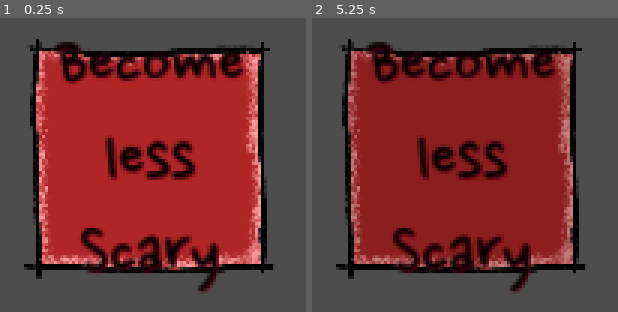
Above: before the commit, frames 1-2 (left to right).
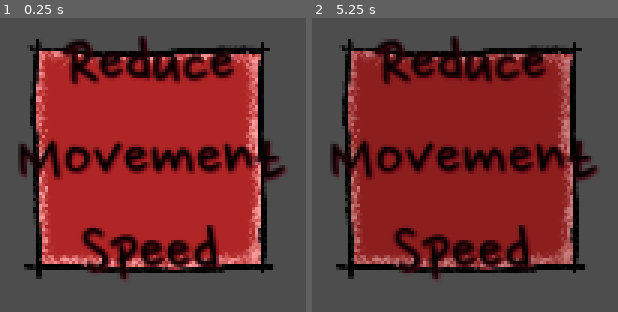
Above: after the commit, the same moments.

Repository: TheJP/GMTKGameJam2023
Game: Godot game, scene res://DowngradeSystem/Cards/ReduceMovementSpeed.tscn
Two runs of this game, one before a commit and one after it. Both use one fixed random seed, a clock stepped at 60 frames per second and the inputs below. This scene is started directly instead of the project's main scene.
Inputs (mouse positions are in pixels of both pictures, inside the frame that each line leads up to):
- Up to frame 1 (0.25 s): no input
- Up to frame 2 (5.25 s): tap Enter at 0.5, 2, 3.5 s; press the mouse at (461, 159) at 0.53 s; hold D (move_right) 0.53-1.28 s; tap Space at 1.25, 2.75, 4.25 s; move the mouse to (outside the picture) at 1.27 s; release the mouse at (outside the picture) at 1.28 s; hold S (move_down) 1.28-2.03 s; click (outside the picture) at 1.35 s; move the mouse to (outside the picture) at 2.02 s; press the mouse at (outside the picture) at 2.03 s; hold D (move_right) 2.03-2.78 s; move the mouse to (outside the picture) at 2.77 s; release the mouse at (outside the picture) at 2.78 s; hold W (move_up) 2.78-3.53 s; click (outside the picture) at 2.85 s; move the mouse to (outside the picture) at 3.52 s; press the mouse at (outside the picture) at 3.53 s; hold A (move_left) 3.53-5.03 s; move the mouse to (outside the picture) at 4.27 s; release the mouse at (outside the picture) at 4.28 s; click (outside the picture) at 4.35 s; move the mouse to (581, 159) at 5.02 s; press the mouse at (581, 159) at 5.03 s; hold S (move_down) from 5.03 s (still down)

The runs differ from the first frame. In frame 1, 15% of the frame differs, in the area x 5-94%, y 6-94%; in frame 2, 14%.
Error in both runs: Invalid assignment of property or key 'speed' with value of type 'int' on a base object of type 'null instance'. (res://PlayerStats.gd:31)

Commit message:
fix some texts

Diff:
--- a/GMTKGameJam2023/DowngradeSystem/Cards/ReduceCorpseHeal.tscn
+++ b/GMTKGameJam2023/DowngradeSystem/Cards/ReduceCorpseHeal.tscn
@@ -1,9 +1,9 @@
-[gd_scene load_steps=3 format=3 uid="uid://caq8qgypr3av7"]
+[gd_scene load_steps=3 format=3 uid="uid://b0xkty46fufls"]
 
 [ext_resource type="PackedScene" uid="uid://cspb3vj40bncf" path="res://DowngradeSystem/DowngradeCard.tscn" id="1_1n5ff"]
 [ext_resource type="Script" path="res://DowngradeSystem/Cards/ReduceCorpseHeal.gd" id="3_bhaxp"]
 
-[node name="Downgrade" instance=ExtResource("1_1n5ff")]
+[node name="Downgrade3" instance=ExtResource("1_1n5ff")]
 
 [node name="Effect" parent="." index="0"]
 script = ExtResource("3_bhaxp")
--- a/GMTKGameJam2023/DowngradeSystem/Cards/ReduceMovementSpeed.tscn
+++ b/GMTKGameJam2023/DowngradeSystem/Cards/ReduceMovementSpeed.tscn
@@ -9,4 +9,4 @@
 script = ExtResource("2_1cyd1")
 
 [node name="Label" parent="MarginContainer" index="0"]
-text = "Become less Scary"
+text = "Reduce Movement Speed"
--- a/GMTKGameJam2023/DowngradeSystem/Cards/ReduceScariness.tscn
+++ b/GMTKGameJam2023/DowngradeSystem/Cards/ReduceScariness.tscn
@@ -9,5 +9,4 @@
 script = ExtResource("2_paks5")
 
 [node name="Label" parent="MarginContainer" index="0"]
-text = "
-Reduce Scariness"
+text = "Become Less Scary"
